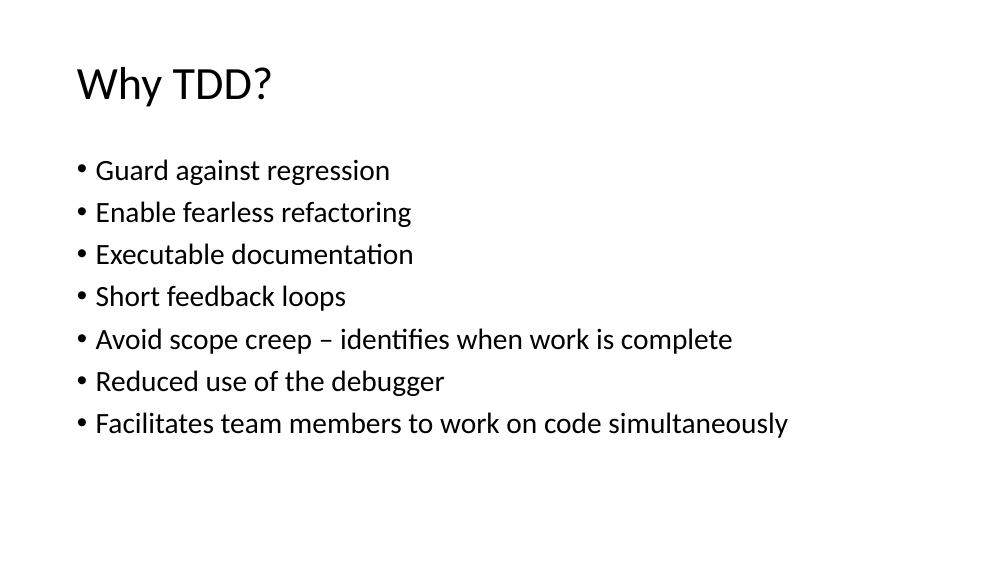
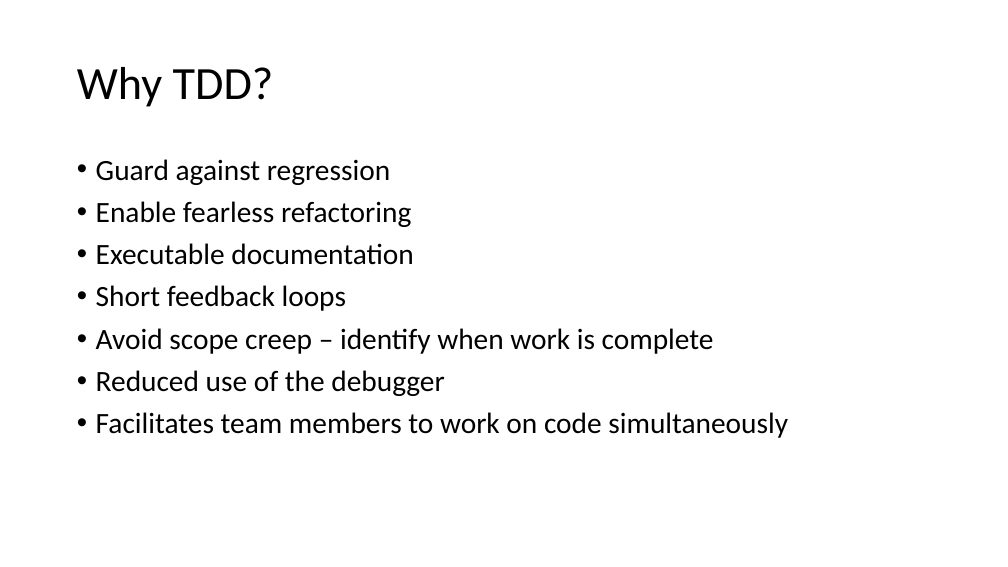
Before and after one commit to LlanddewiLovesYou/TDD_Darts, a slide deck: slide 3 of curriculum.pptx. Drawn at 1008x567 pixels with LibreOffice and Linux fonts; fonts in the diff are those of the drawing. Boxes give left, top, right and bottom in pixels: in the first picture for what was removed or moved away, otherwise in the second. Text is boxed around its words. In the diff, an @@ line names an element or a change of style, - is before the commit and + after.

```diff
--- a/curriculum.pptx
+++ b/curriculum.pptx
@@ text at [96,328,714,354]: text changed @@
-• Avoid scope creep – identifies when work is complete
+• Avoid scope creep – identify when work is complete
```
Also in this commit, not shown: 21 other slides changed.
